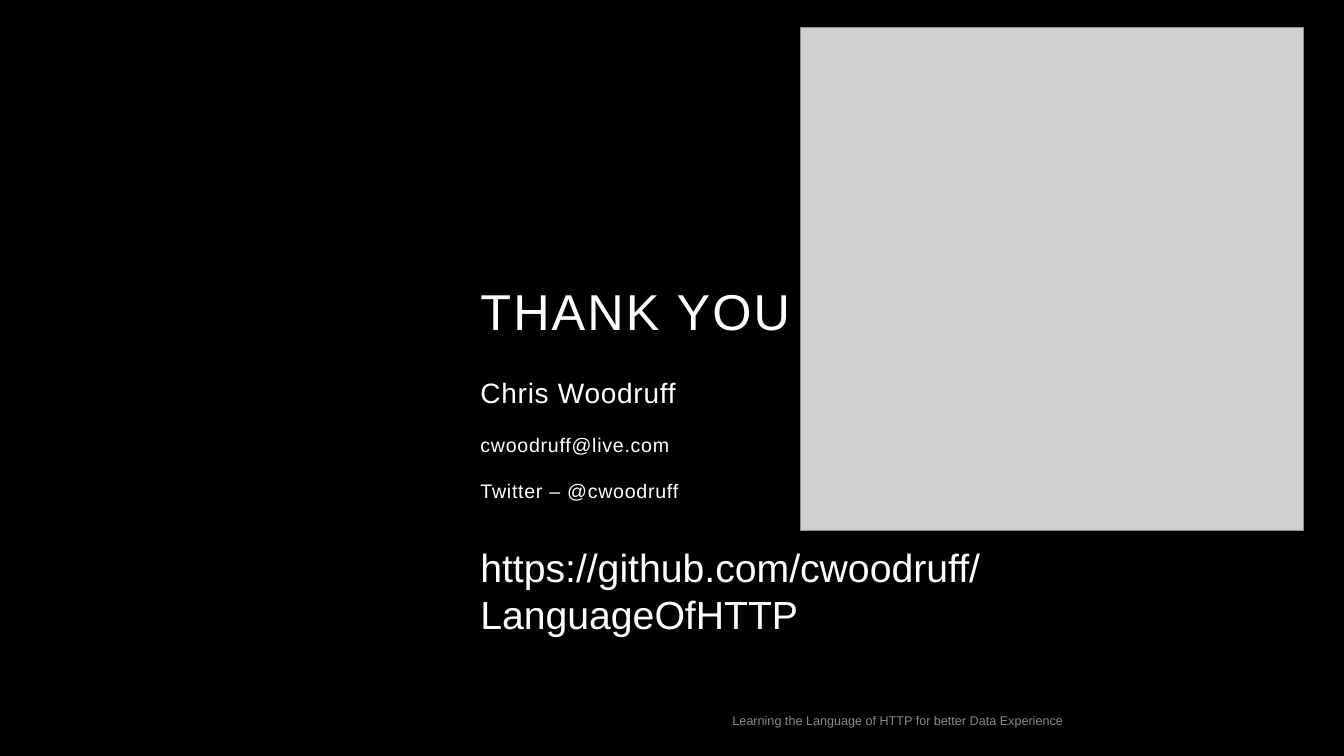
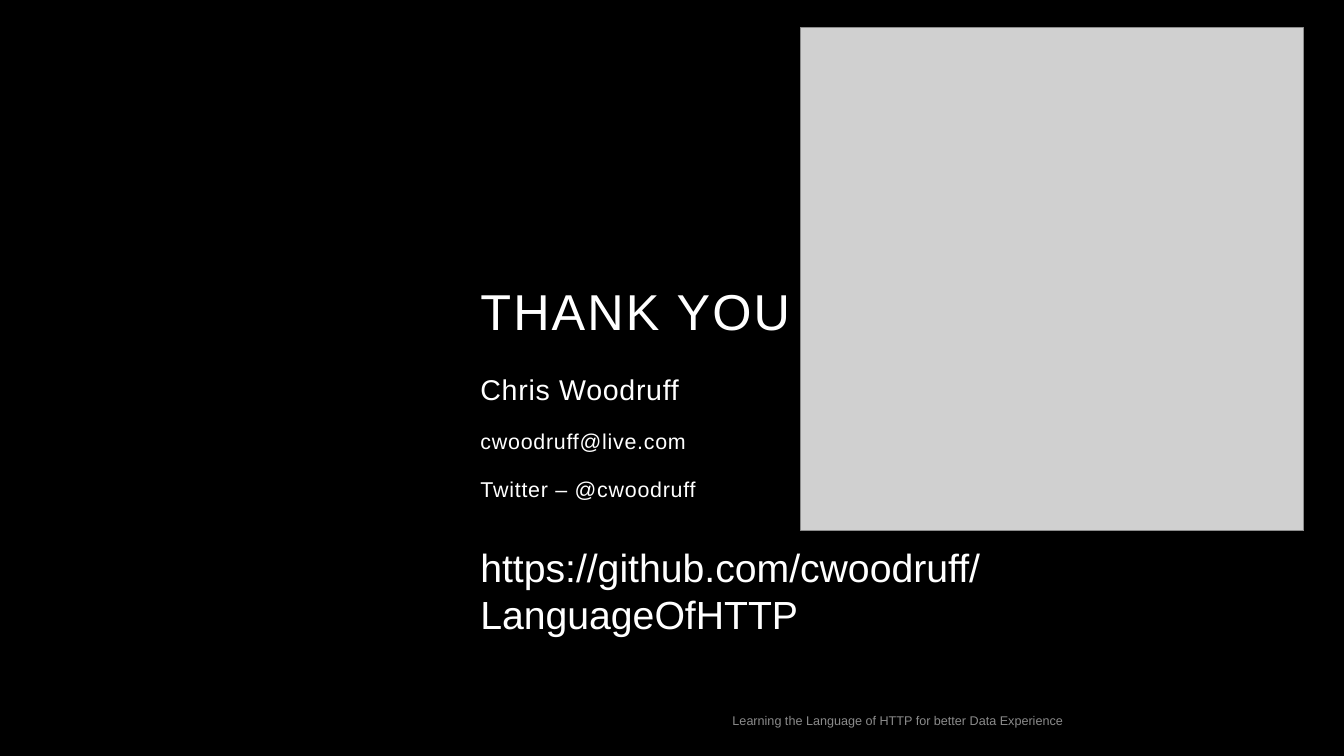
Before and after one commit to cwoodruff/LanguageOfHTTP, a slide deck: slide 28 of Learning the Language of HTTP for Better Data Experience.pptx (slide 26 before the commit). Drawn at 1344x756 pixels with LibreOffice and Linux fonts; fonts in the diff are those of the drawing; grey boxes stand for pictures; background and template pictures are left out. Boxes give left, top, right and bottom in pixels: in the first picture for what was removed or moved away, otherwise in the second. Text is boxed around its words. In the diff, an @@ line names an element or a change of style, - is before the commit and + after.

```diff
--- a/Learning the Language of HTTP for Better Data Experience.pptx
+++ b/Learning the Language of HTTP for Better Data Experience.pptx
@@ subtitle "Chris Woodruff" at [480,379,696,500]: size 20 to 20.4 pt in "Chris Woodruff"; size 14 to 15.3 pt in "cwoodruff@live.com", "Twitter – @cwoodruff"; line spacing 1.4 to 1.3 @@
```
Also in this commit, not shown: 2 other slides changed, 2 slides added.
